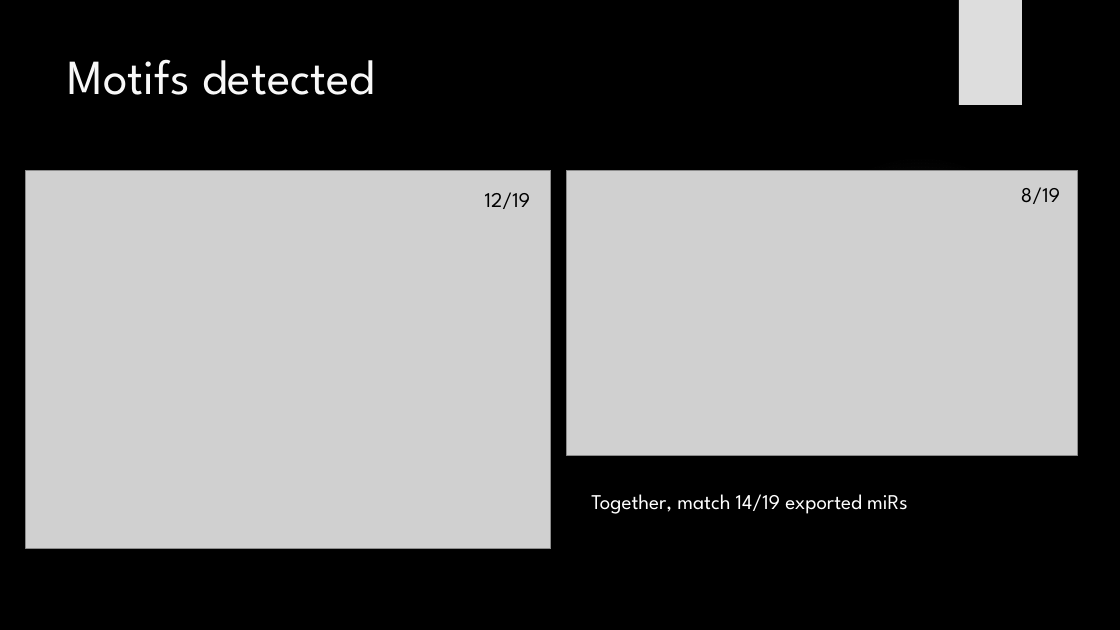
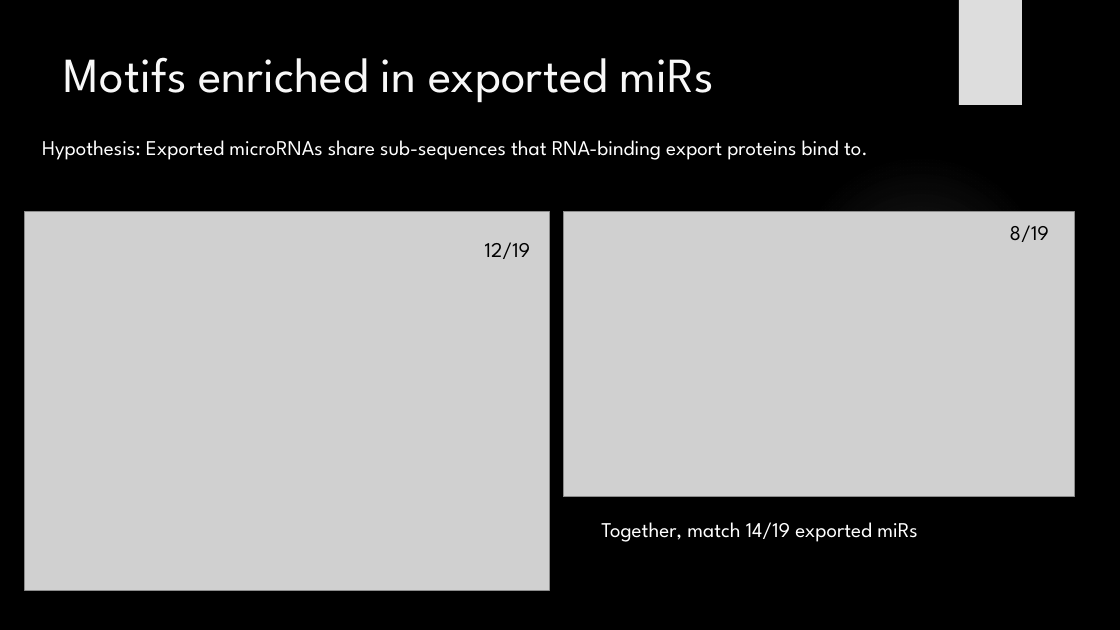
Before and after one commit to HarleyRobinson/Honours2, a slide deck: slide 13 of BackgroundInfo/CollCompBiol.pptx. Drawn at 1120x630 pixels with LibreOffice and Linux fonts; fonts in the diff are those of the drawing; grey boxes stand for pictures; background and template pictures are left out. Boxes give left, top, right and bottom in pixels: in the first picture for what was removed or moved away, otherwise in the second. Text is boxed around its words. In the diff, an @@ line names an element or a change of style, - is before the commit and + after.

```diff
--- a/BackgroundInfo/CollCompBiol.pptx
+++ b/BackgroundInfo/CollCompBiol.pptx
@@ title at box(64, 57, 714, 103): text changed @@
-Motifs detected
+Motifs enriched in exported miRs
@@ text added at box(42, 140, 868, 160), 18 pt, text #FFFFFF @@
+Hypothesis: Exported microRNAs share sub-sequences that RNA-binding export proteins bind to.
@@ picture: place and size @@
-picture at box(26, 171, 551, 549)
+picture at box(25, 212, 550, 590)
@@ text "12/19": place and size @@
-text "12/19" at box(485, 192, 531, 209)
+text "12/19" at box(485, 242, 531, 259)
@@ picture: place and size @@
-picture at box(567, 171, 1078, 456)
+picture at box(564, 212, 1075, 497)
@@ text "8/19": place and size @@
-text "8/19" at box(1021, 187, 1060, 204)
+text "8/19" at box(1010, 225, 1049, 242)
@@ text "Together, match 14/19 exported miRs": place and size @@
-text "Together, match 14/19 exported miRs" at box(591, 494, 907, 514)
+text "Together, match 14/19 exported miRs" at box(601, 522, 917, 542)
```
Also in this commit, not shown: 13 other slides changed, 2 slides added, 2 slides removed, 15 other files.
